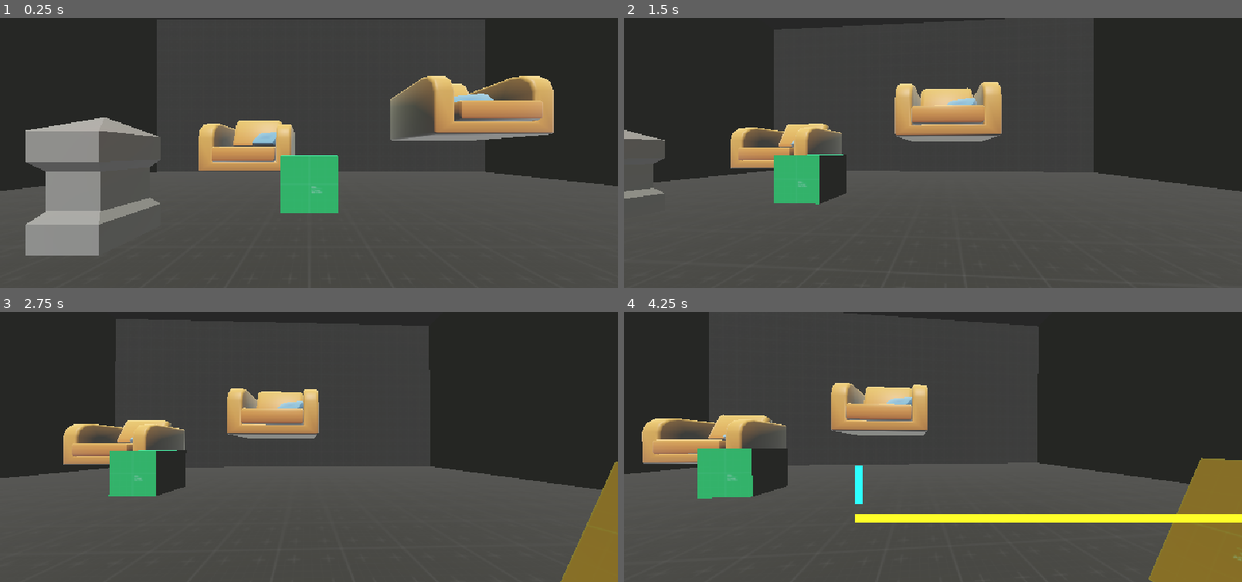
Above: before the commit, frames 1-4 (two rows, left to right).
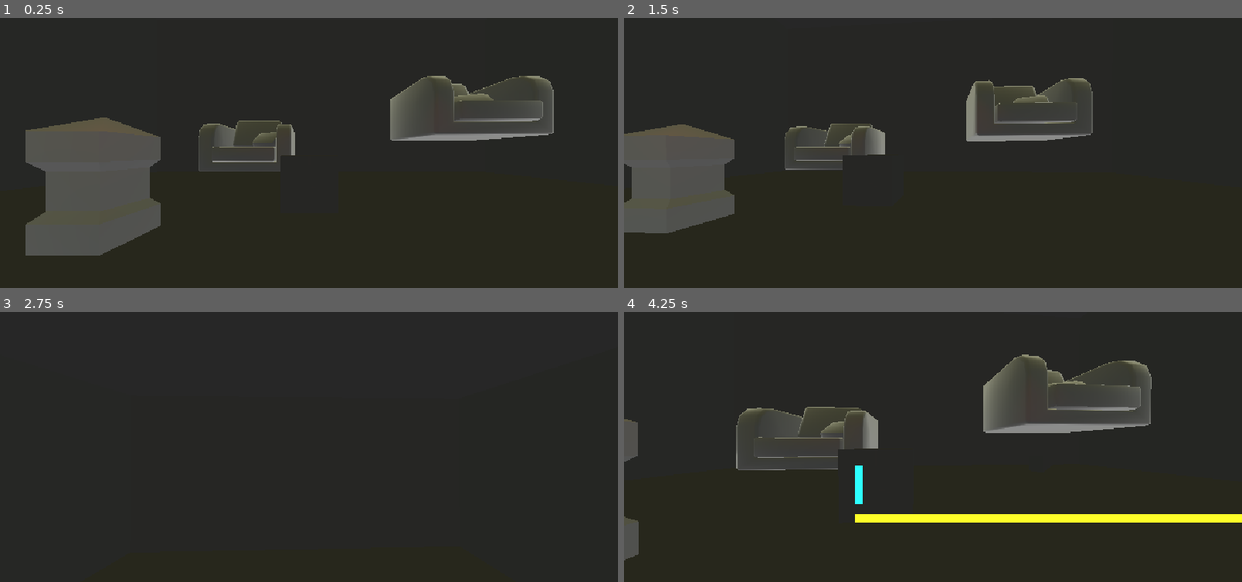
Above: after the commit, the same moments.

Repository: EDK-pro/Eloges_des_mauvaises_herbes
Game: Godot game, scene res://scene/map/Salle_prototype.tscn
Same seed, same stepped clock (60 frames per second), same inputs: the game is played once before the commit and once after it.
Inputs (mouse positions are in pixels of both pictures, inside the frame that each line leads up to):
- Up to frame 1 (0.25 s): no input
- Up to frame 2 (1.5 s): tap Enter (ui_accept) at 0.5, 0.77 s; move the mouse to (963, 153) at 0.52 s; hold D (droite) 0.53-1.28 s; tap L (light, bound only after the commit) at 0.6 s; click (963, 153) at 0.67 s; tap R (throw_rope, bound only after the commit) at 0.8, 1.35 s; move the mouse to (902, 153) at 1.27 s; hold A (gauche) from 1.28 s (still down)
- Up to frame 3 (2.75 s): tap Enter (ui_accept) at 1.52 s; tap L (light, bound only after the commit) at 1.55 s; move the mouse to (321, 441) at 2.02 s; release A (gauche) at 2.03 s; hold D (droite) from 2.03 s (still down); tap S (derriere) at 2.1 s; tap R (throw_rope, bound only after the commit) at 2.3 s
- Up to frame 4 (4.25 s): move the mouse to (926, 452) at 2.77 s; tap W (devant) at 2.85 s; click (926, 452) at 2.92 s; tap Enter (ui_accept) at 3.02, 3.77 s; tap L (light, bound only after the commit) at 3.05 s; move the mouse to (976, 449) at 3.52 s; release D (droite) at 3.53 s; hold A (gauche) from 3.53 s (still down); tap Space (envoi_parole) at 3.6 s; tap R (throw_rope, bound only after the commit) at 3.8 s

The runs differ from the first frame. In frame 1, 67% of the frame differs, in the area x 0-100%, y 0-100%; in frame 2, 63%; in frame 3, 53%; in frame 4, 66%.

Commit message:
Rajout d'un début de rope

Diff:
--- a/project.godot
+++ b/project.godot
@@ -79,3 +79,13 @@
 "events": [Object(InputEventKey,"resource_local_to_scene":false,"resource_name":"","device":-1,"window_id":0,"alt_pressed":false,"shift_pressed":false,"ctrl_pressed":false,"meta_pressed":false,"pressed":false,"keycode":0,"physical_keycode":79,"key_label":0,"unicode":111,"echo":false,"script":null)
 ]
 }
+throw_rope={
+"deadzone": 0.5,
+"events": [Object(InputEventKey,"resource_local_to_scene":false,"resource_name":"","device":-1,"window_id":0,"alt_pressed":false,"shift_pressed":false,"ctrl_pressed":false,"meta_pressed":false,"pressed":false,"keycode":0,"physical_keycode":82,"key_label":0,"unicode":114,"echo":false,"script":null)
+]
+}
+light={
+"deadzone": 0.5,
+"events": [Object(InputEventKey,"resource_local_to_scene":false,"resource_name":"","device":-1,"window_id":0,"alt_pressed":false,"shift_pressed":false,"ctrl_pressed":false,"meta_pressed":false,"pressed":false,"keycode":0,"physical_keycode":76,"key_label":0,"unicode":108,"echo":false,"script":null)
+]
+}
--- /dev/null
+++ b/scene/debug/RopeBody.tscn
@@ -0,0 +1,12 @@
+[gd_scene load_steps=2 format=3 uid="uid://bsk0oj0vhujhw"]
+
+[sub_resource type="CapsuleShape3D" id="1"]
+radius = 0.05
+height = 0.3
+
+[node name="RigidBody3D" type="RigidBody3D"]
+axis_lock_angular_y = true
+can_sleep = false
+
+[node name="CollisionShape3D" type="CollisionShape3D" parent="."]
+shape = SubResource("1")
--- /dev/null
+++ b/scene/debug/rope.gd
@@ -0,0 +1,88 @@
+extends Node3D
+
+@export var skeleton_path : NodePath
+@export var rope_body : Resource
+@export var bias : float = 0.4
+@export var damping : float = 1
+@export var impulse_clamp : float = 0
+
+@export var depart : RigidBody3D
+@export var fin : RigidBody3D
+
+#Getting the skeleton.
+@onready var skeleton : Skeleton3D = get_node(skeleton_path) as Skeleton3D
+
+var skeleton_movement
+var ROPE_BODIES : Array
+var last_rigidbody
+
+
+
+func _ready()->void:
+	#Adding a RigidBody for every bone.
+	for i in skeleton.get_bone_count():
+		_add_rigidbody(skeleton.get_bone_global_pose(i))
+	_add_pin_joint(depart,ROPE_BODIES[0])
+	_add_pin_joint(fin,ROPE_BODIES[16])
+	#_add_pin_joint(ROPE_BODIES[0],depart)
+	#_add_pin_joint(ROPE_BODIES[16],fin)
+
+func _physics_process(delta:float)->void:
+	#Making the bones move as the rigidbodies move.
+	for i in skeleton.get_bone_count():
+		var bone_name =skeleton.get_bone_name(i)
+		var id = skeleton.find_bone(bone_name)
+		skeleton_movement= ROPE_BODIES[i].transform
+		skeleton.set_bone_global_pose_override(id, skeleton_movement, 1)
+	pass
+
+##Adding a RigidBody for every bone.##
+func _add_rigidbody(pos:Transform3D)->void:
+	#Instancing the rope_body scene, which is a RigigBody with collision.
+	var rigidbody = rope_body.instantiate()
+	rigidbody.position = pos.origin
+	#Appending RigidBodies to the array to check later the transforms of the RigidBodies.
+	ROPE_BODIES.append(rigidbody)
+	add_child(rigidbody)
+	#Adding a PinJoint between RigidBodies.
+	if last_rigidbody != null:
+		_add_pin_joint(last_rigidbody,rigidbody)
+	#Saving the last added RigidBody for _add_pin_joint function to get position between the old RigidBody and new RigidBody.
+	last_rigidbody = rigidbody
+	pass
+
+##Adding a PinJoint between the RigidBodies.##
+func _add_pin_joint(node_A, node_B)->void:
+	#Creating a new PinJoint and setting the params for it.
+	var pin = PinJoint3D.new()
+	pin.set("params/bias",bias)
+	pin.set("params/damping",damping)
+	pin.set("params/impulse_clamp",impulse_clamp)
+	#Setting the node_B(AKA rigidbody variable) for PinJoint
+	pin.set_node_b(node_B.get_path())
+	#Checking if the node_A(AKA  last_rigidbody variable) is null, and if it is true, PinJoint's translation = Vector.ZERO.
+	if node_A == null:
+		pin.transform.origin = Vector3.ZERO
+	else:
+		#If node_A is not = null then we are setting the node_A for PinJoint.
+		pin.set_node_a(node_A.get_path())
+		#Getting the position between node_A and node_B (AKA last_rigidbody and rigidbody variables).
+		var between = _get_pos_between_vectors(node_A.transform.origin,node_B.transform.origin)
+		#Setting the given position for the PinJoint.
+		pin.transform.origin = between
+	#Adding the PinJoint as a child.
+	add_child(pin)
+	pass
+
+##Getting the position between two vectors.##
+func _get_pos_between_vectors(A:Vector3,B:Vector3)->Vector3:
+	return (A+B)/2
+
+func _disable_collision():
+	for i in ROPE_BODIES:
+		#i.sleeping = true
+		i.get_child(0).disabled = true
+	#for i in skeleton.get_bone_count():
+		#var bone_name =skeleton.get_bone_name(i)
+		#var id = skeleton.find_bone(bone_name)
+		#id.animate_physical_bones = false
--- /dev/null
+++ b/scene/debug/rope.tscn
@@ -0,0 +1,31 @@
+[gd_scene load_steps=6 format=3 uid="uid://ce1f44dtfntkb"]
+
+[ext_resource type="Script" path="res://scene/debug/rope.gd" id="1"]
+[ext_resource type="PackedScene" uid="uid://lfu5xm35xh6o" path="res://scene/debug/rope.gltf" id="2"]
+[ext_resource type="PackedScene" uid="uid://bsk0oj0vhujhw" path="res://scene/debug/RopeBody.tscn" id="3"]
+
+[sub_resource type="SphereShape3D" id="SphereShape3D_basuk"]
+radius = 0.1
+
+[sub_resource type="SphereShape3D" id="SphereShape3D_re1tb"]
+radius = 0.1
+
+[node name="rope" node_paths=PackedStringArray("depart", "fin") instance=ExtResource("2")]
+script = ExtResource("1")
+skeleton_path = NodePath("Armature/Skeleton3D")
+rope_body = ExtResource("3")
+depart = NodePath("Depart")
+fin = NodePath("Fin")
+
+[node name="Depart" type="RigidBody3D" parent="." index="1"]
+gravity_scale = 0.0
+
+[node name="CollisionShape3D" type="CollisionShape3D" parent="Depart" index="0"]
+shape = SubResource("SphereShape3D_basuk")
+
+[node name="Fin" type="RigidBody3D" parent="." index="2"]
+transform = Transform3D(1, 0, 0, 0, 1, 0, 0, 0, 1, 0, 5.08226, 0)
+gravity_scale = 0.0
+
+[node name="CollisionShape3D" type="CollisionShape3D" parent="Fin" index="0"]
+shape = SubResource("SphereShape3D_re1tb")
--- a/scene/map/Salle_prototype.tscn
+++ b/scene/map/Salle_prototype.tscn
@@ -11,6 +11,7 @@
 [ext_resource type="PackedScene" uid="uid://dr7ikn6s6wsh1" path="res://scene/interactable/lever.tscn" id="7_8mgfa"]
 [ext_resource type="PackedScene" uid="uid://d3povbytmkdxo" path="res://scene/ui/Test_talk_interface.tscn" id="7_pwvp3"]
 [ext_resource type="PackedScene" uid="uid://c1s0yqy72g1oq" path="res://scene/player/player.tscn" id="8_hn4av"]
+[ext_resource type="PackedScene" uid="uid://ce1f44dtfntkb" path="res://scene/debug/rope.tscn" id="9_5f3ku"]
 [ext_resource type="PackedScene" uid="uid://cruo2mjjb1iht" path="res://scene/ui/select_object.tscn" id="9_rfvgj"]
 [ext_resource type="PackedScene" uid="uid://b72pbjnaypa2p" path="res://scene/ui/slot_selection.tscn" id="11_kid48"]
 
@@ -29,6 +30,26 @@
 transparency = 1
 cull_mode = 1
 albedo_texture = SubResource("ViewportTexture_xkjbl")
+
+[sub_resource type="SphereMesh" id="SphereMesh_kvhvn"]
+
+[sub_resource type="SphereShape3D" id="SphereShape3D_pf6dn"]
+
+[sub_resource type="Animation" id="Animation_ta4oj"]
+resource_name = "test_rope"
+length = 15.0
+tracks/0/type = "position_3d"
+tracks/0/imported = false
+tracks/0/enabled = true
+tracks/0/path = NodePath(".")
+tracks/0/interp = 1
+tracks/0/loop_wrap = true
+tracks/0/keys = PackedFloat32Array(0.1, 1, -2.26436, 1.53316, 2.82473, 7.6, 1, 0.490378, 1.53316, 2.82473, 14.9, 1, -2.26986, 1.53316, 2.82473)
+
+[sub_resource type="AnimationLibrary" id="AnimationLibrary_new7n"]
+_data = {
+"test_rope": SubResource("Animation_ta4oj")
+}
 
 [sub_resource type="ProceduralSkyMaterial" id="ProceduralSkyMaterial_l0xrs"]
 sky_top_color = Color(0.882353, 0.690196, 0.431373, 1)
@@ -154,6 +175,27 @@
 [node name="Lever" parent="Salle" instance=ExtResource("7_8mgfa")]
 transform = Transform3D(1, 0, 0, 0, 1, 0, 0, 0, 1, 3.4667, 0, 3.68228)
 
+[node name="rope" parent="Salle" instance=ExtResource("9_5f3ku")]
+transform = Transform3D(-1, 8.74228e-08, 0, -8.74228e-08, -1, 0, 0, 0, 1, -0.947683, 6.7541, 2.71021)
+
+[node name="Armature" parent="Salle/rope" index="0"]
+transform = Transform3D(1, 0, 0, 0, 1, -8.35187e-23, 0, -8.35187e-23, 1, 0, -0.0739855, 0)
+
+[node name="StaticBody3D" type="StaticBody3D" parent="Salle"]
+transform = Transform3D(1, 0, 0, 0, 1, 0, 0, 0, 1, -2.26436, 1.53316, 2.82473)
+
+[node name="MeshInstance3D" type="MeshInstance3D" parent="Salle/StaticBody3D"]
+mesh = SubResource("SphereMesh_kvhvn")
+
+[node name="CollisionShape3D" type="CollisionShape3D" parent="Salle/StaticBody3D"]
+shape = SubResource("SphereShape3D_pf6dn")
+
+[node name="AnimationPlayer" type="AnimationPlayer" parent="Salle/StaticBody3D"]
+libraries = {
+"": SubResource("AnimationLibrary_new7n")
+}
+autoplay = "test_rope"
+
 [node name="UI" type="Node" parent="."]
 
 [node name="Player" parent="." node_paths=PackedStringArray("light") instance=ExtResource("8_hn4av")]
@@ -166,6 +208,7 @@
 
 [node name="DirectionalLight3D" type="DirectionalLight3D" parent="POST_PROCESS"]
 transform = Transform3D(1, 0, 0, 0, 0.519221, 0.85464, 0, -0.85464, 0.519221, 0, 27.4521, 4.22514)
+visible = false
 light_energy = 0.684
 
 [node name="OmniLight3D" type="OmniLight3D" parent="POST_PROCESS"]
@@ -190,4 +233,5 @@
 
 [editable path="Salle/Interactable_action"]
 [editable path="Salle/Flower"]
+[editable path="Salle/rope"]
 [editable path="Player"]
--- a/scene/ui/select_object.tscn
+++ b/scene/ui/select_object.tscn
@@ -27,7 +27,6 @@
 offset_bottom = 310.5
 grow_horizontal = 2
 grow_vertical = 2
-max_value = 1000.0
 fill_mode = 4
 texture_progress = ExtResource("1_qm6gc")
 tint_under = Color(1, 1, 1, 0)
--- a/script/interactable/all_items.gd
+++ b/script/interactable/all_items.gd
@@ -8,7 +8,7 @@
 
 const Litems := {FLOWER = "Flower", GAZLAMP = "GazLamp", UMBRELLA = "Umbrella", LEVER = "Lever"}
 
-enum Slots {SLOT_1, SLOT_2, SLOT_3}
+enum Slots {NONE, SLOT_1, SLOT_2, SLOT_3}
 @export var status: Slots
 
 ## Description of Item as it'll appear in the HUD / Inventory menu
@@ -48,10 +48,12 @@
 
 func put_in_slot(item,slot):
 	if slot_used[slot] != 1:
+		self.status = slot+1
 		item_placed.emit(slot, 1, self)
 
 func remove_from_slot(slot):
 	if slot_used[slot] != 0:
+		self.status = Slots.NONE
 		item_placed.emit(slot, 0, self)
 
 func _on_item_placed(slot,state,useless):
--- a/script/player/Player.gd
+++ b/script/player/Player.gd
@@ -26,11 +26,18 @@
 var t = 0.0
 var pickup
 
+var rope_scene = load("res://scene/debug/rope.tscn")
+var instance
+
 func _ready():
 	# Set mouse mode to captured when the scene is ready
 	Input.mouse_mode = Input.MOUSE_MODE_CAPTURED
 
 func _physics_process(delta):
+	if instance != null:
+		instance.depart.position += Vector3(position.x,0.0,position.z)
+		instance.fin.position = position
+		print(instance.fin.position)
 	if Input.is_action_just_pressed("light"):
 		light.visible = true
 	# Check for pause action and adjust mouse mode accordingly
@@ -85,6 +92,21 @@
 		if event.button_index == MOUSE_BUTTON_LEFT:
 			get_selection()
 
+	if Input.is_action_just_pressed("throw_rope"):
+		instance = rope_scene.instantiate()
+		#instance.position.y += position.y + 2.0
+		#instance.position.x += 2.0
+		#instance.position.y += 0.5
+		#instance.depart.position = position
+		#instance.depart.position.y = position.y + 4.0
+		add_child(instance)
+		#instance.depart.position = position
+		#instance.depart.position.y = position.y + 4.0
+		#instance.rotate_z(90)
+		#instance.position.y += position.y + 2.0
+
+		instance._disable_collision()
+
 # Method to select objects in the game world using the mouse
 func get_selection():
 	var worldspace = get_world_3d().direct_space_state
Not shown, added: scene/debug/rope.gltf
Not shown: 1 places in scene/map/Salle_prototype.tscn that only renumber resources
